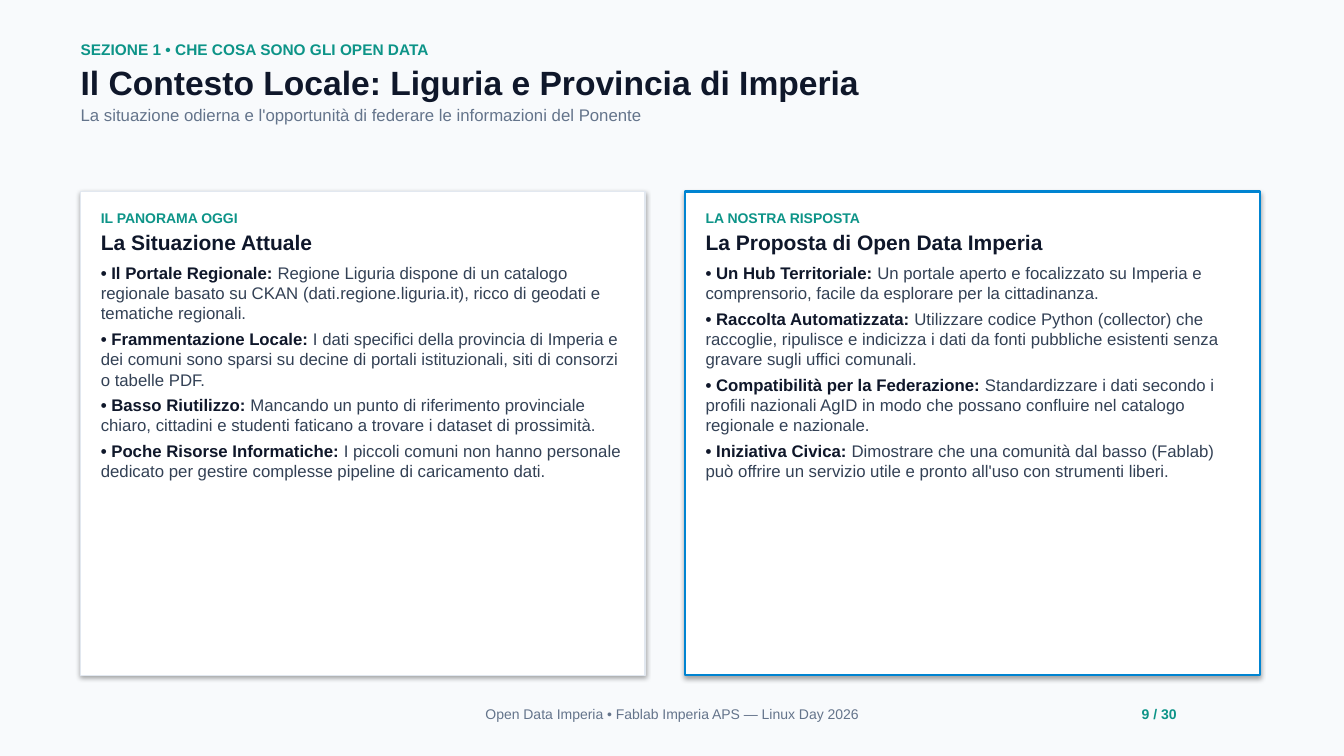
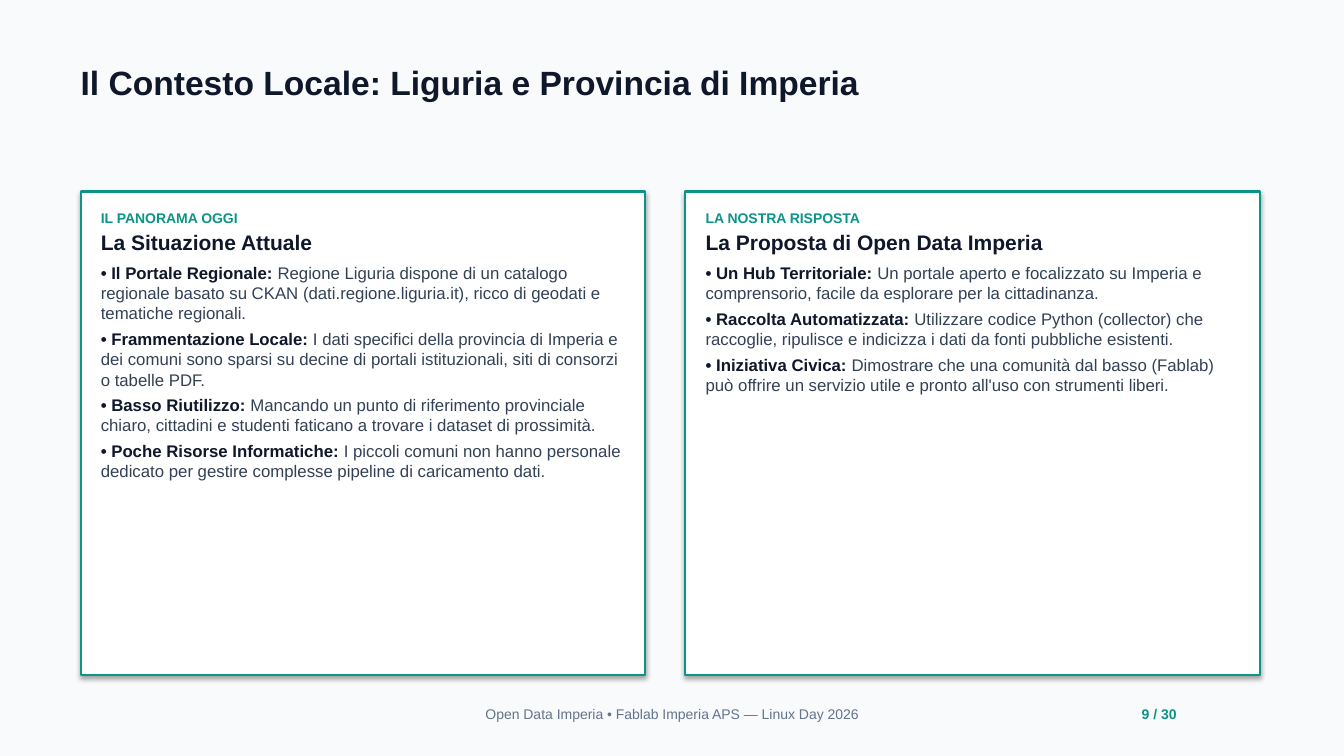
Before and after one commit to fablab-imperia/open-imperia, a slide deck: slide 9 of docs/Linux_Day_Open_Data_Imperia.odp. Drawn at 1344x756 pixels with LibreOffice and Linux fonts; fonts in the diff are those of the drawing. Boxes give left, top, right and bottom in pixels: in the first picture for what was removed or moved away, otherwise in the second. Text is boxed around its words. In the diff, an @@ line names an element or a change of style, - is before the commit and + after.

```diff
--- a/docs/Linux_Day_Open_Data_Imperia.odp
+++ b/docs/Linux_Day_Open_Data_Imperia.odp
@@ text at [81,44,429,55]: paragraph removed @@
-SEZIONE 1 • CHE COSA SONO GLI OPEN DATA
@@ text at [81,108,641,125]: paragraph removed @@
-La situazione odierna e l'opportunità di federare le informazioni del Ponente
@@ rectangle at [81,192,645,676]: outline #E2E8F0 0.99 pt to #0D9488 1.5 pt @@
@@ rectangle at [686,192,1260,676]: outline #0084D1 1.5 pt to #0D9488 1.5 pt @@
@@ text at [706,313,1203,349]: text changed @@
-• Raccolta Automatizzata: Utilizzare codice Python (collector) che raccoglie, ripulisce e indicizza i dati da fonti pubbliche esistenti senza gravare sugli uffici comunali.
-• Compatibilità per la Federazione: Standardizzare i dati secondo i profili nazionali AgID in modo che possano confluire nel catalogo regionale e nazionale.
+• Raccolta Automatizzata: Utilizzare codice Python (collector) che raccoglie, ripulisce e indicizza i dati da fonti pubbliche esistenti.
```
Also in this commit, not shown: 27 other slides changed, 1 slide added, 2 slides removed, 1 other file.
